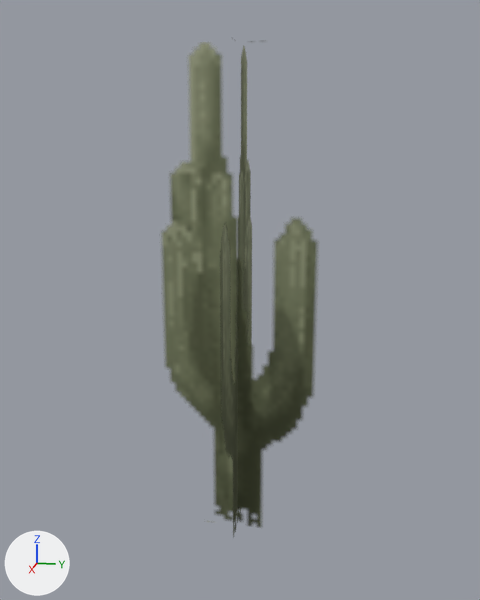
Two versions of the glTF model game/assets/rally/cdi_stage1/vegetacion/cactus_01.glb, one commit apart.
Rendered twice from a 50 mm lens placed at (1.598, 0.325, 1.037), pointed at (-0.004, 0.005, 0.637). Lighting does not change. The marker at lower left points along +X, +Y and +Z. The picture after the commit comes second.

Names of what the first picture shows: 'cactus_01'.
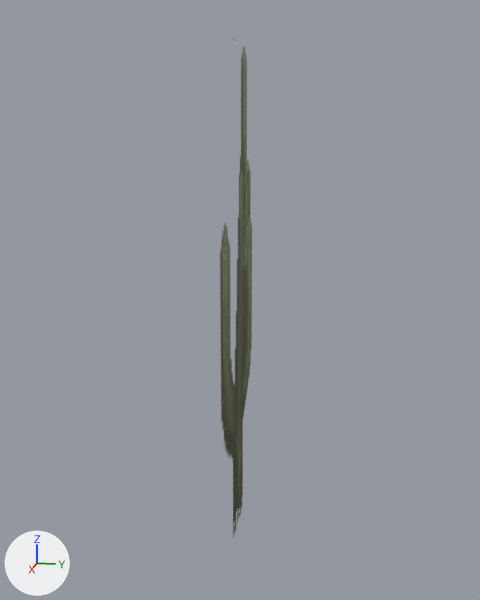
What the commit changed:
me_cactus_01 is used by ob_cactus_01; location (0.0, 0.0, 0.0).
me_cactus_01 had 8 vertices, 4 faces and spanned x -0.208..0.208, y -0.208..0.208, z 0.0..1.25.
me_cactus_01 now has 4 vertices, 2 faces and spans x -0.208..0.208, y 0.0, z 0.0..1.25.
me_cactus_01 part 1: the loose piece of 4 vertices spanning x 0.0, y -0.208..0.208, z 0.0..1.25 is deleted.

Where the change shows, as pixel boxes [x1, y1, x2, y2] in the pictures (480 x 600 px):
'cactus_01', reshaped (79% narrower): before [162, 42, 317, 538]; after [220, 46, 252, 538]
part 1 of me_cactus_01, deleted (green): before [162, 42, 317, 528]
